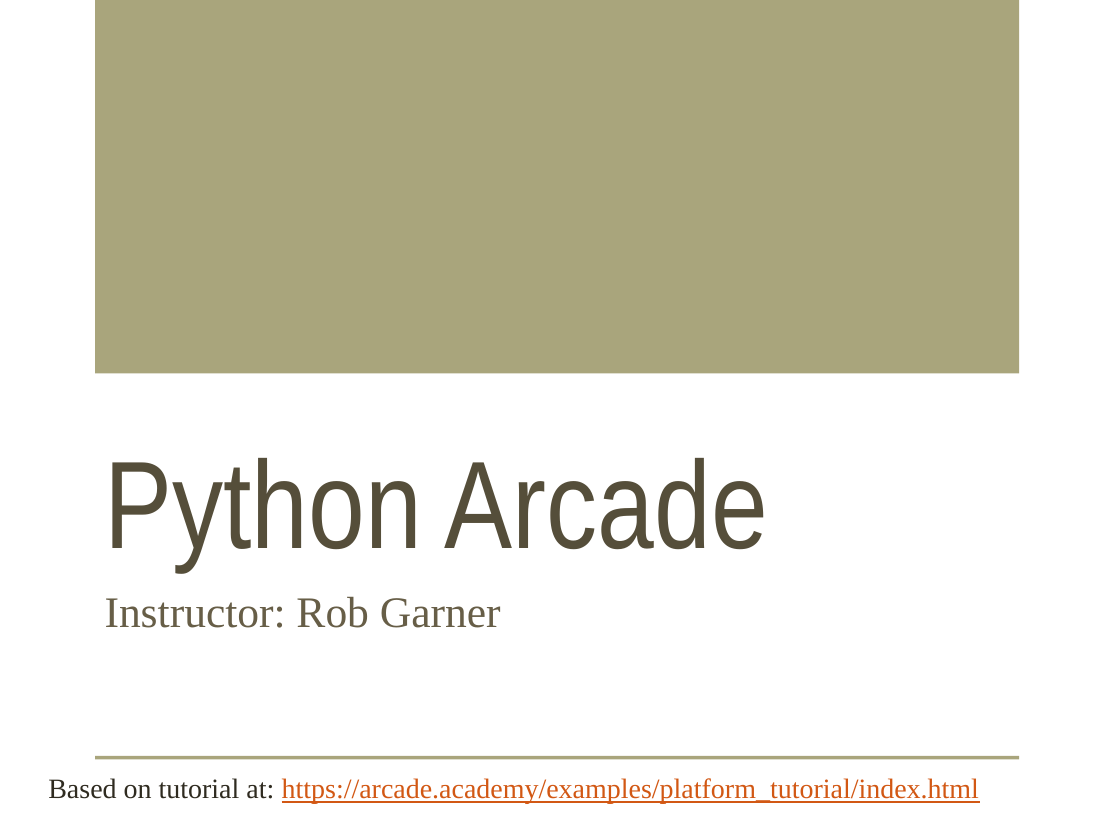
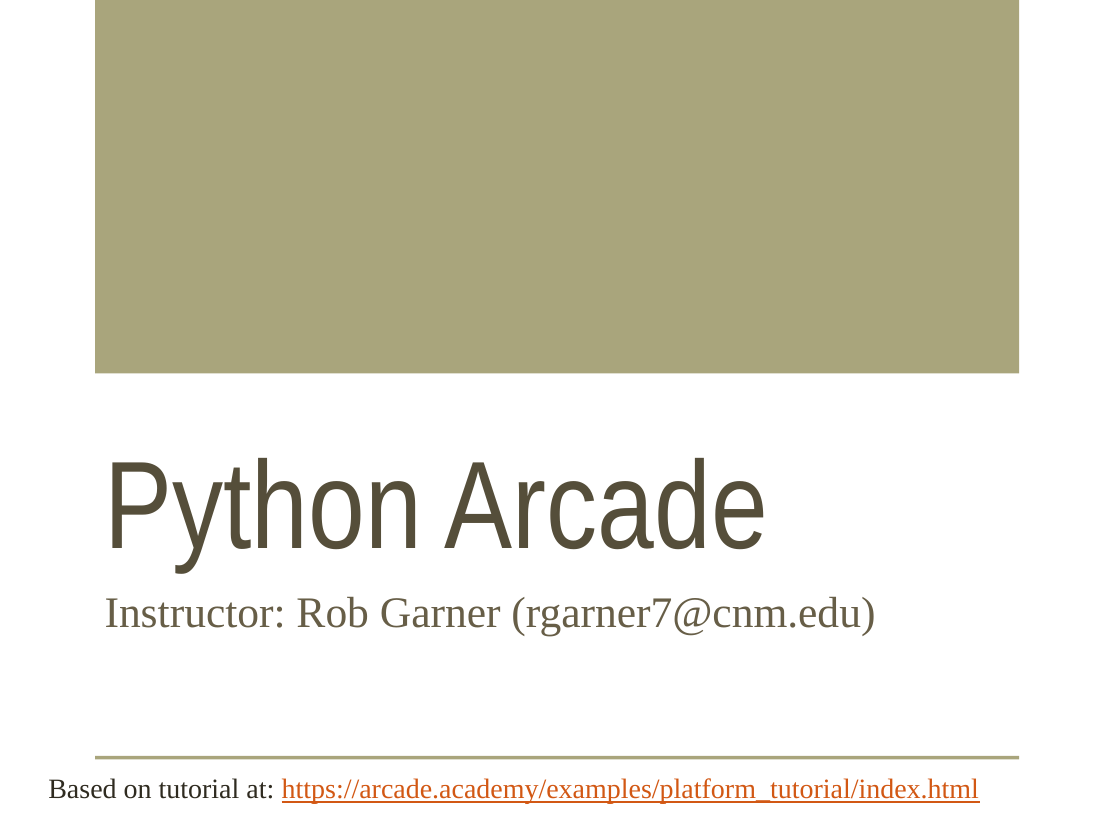
Before and after one commit to CIS1250Instructors/PythonArcadeDemo, a slide deck: slide 1 of Slides/PythonArcadeStep8UseAMapEditor.pptx. Drawn at 1120x840 pixels with LibreOffice and Linux fonts; fonts in the diff are those of the drawing; background and template pictures are left out. Boxes give left, top, right and bottom in pixels: in the first picture for what was removed or moved away, otherwise in the second. Text is boxed around its words. In the diff, an @@ line names an element or a change of style, - is before the commit and + after.

```diff
--- a/Slides/PythonArcadeStep8UseAMapEditor.pptx
+++ b/Slides/PythonArcadeStep8UseAMapEditor.pptx
@@ subtitle at [105, 596, 875, 636]: text changed @@
-Instructor: Rob Garner
+Instructor: Rob Garner (rgarner7@cnm.edu)
```
Also in this commit, not shown: 6 other files.
